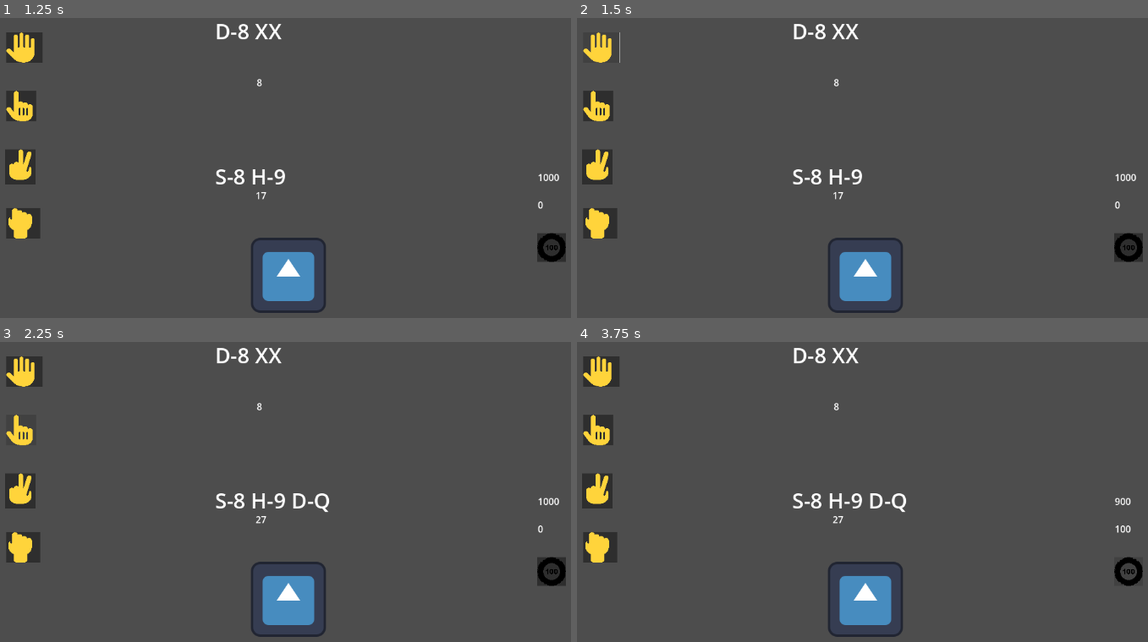
Above: before the commit, frames 1-4 (two rows, left to right).
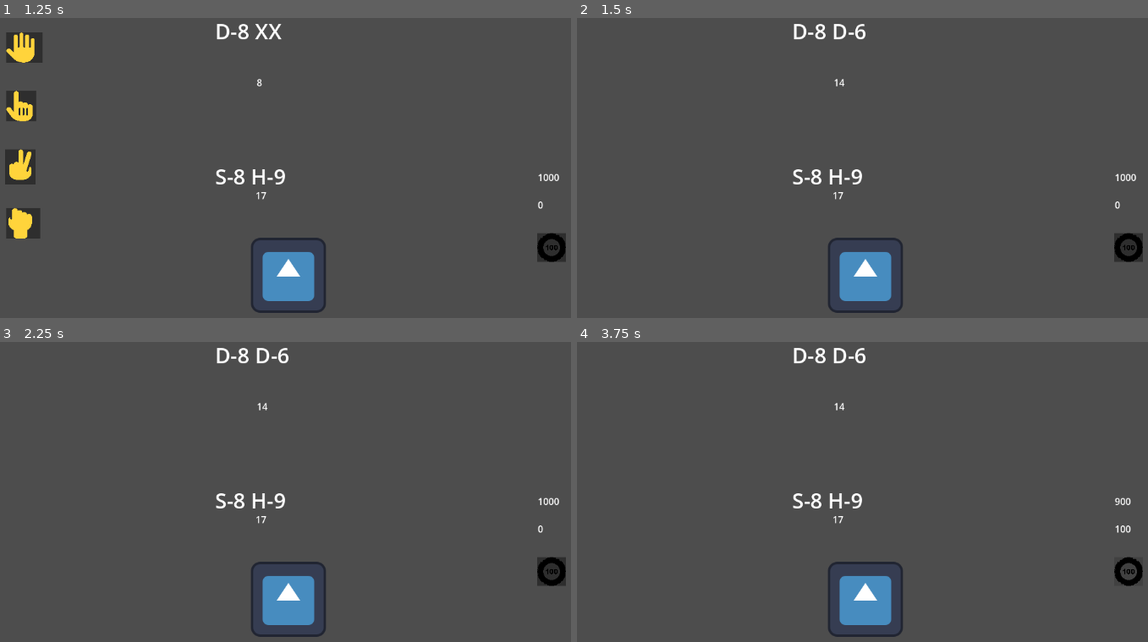
Above: after the commit, the same moments.

Repository: dooyoon/blackjack21-godot
Game: Godot game, scene res://main.tscn
The game is run twice, just before and just after one commit, with the same random seed, the same clock (stepped at 60 frames per second) and the same inputs. The engine's default icon, where the game draws it, is replaced by a stand-in: a white triangle on a blue panel in a dark square.
Inputs (mouse positions are in pixels of both pictures, inside the frame that each line leads up to):
- Up to frame 1 (1.25 s): click (291, 276) at 0.5 s
- Up to frame 2 (1.5 s): click (599, 48) at 1.25 s
- Up to frame 3 (2.25 s): click (22, 429) at 2.02 s
- Up to frame 4 (3.75 s): click (599, 546) at 2.77 s; click (1130, 573) at 3.5 s

Frame 1 is identical in both runs. In frame 2, 2.3% of the frame differs, in the area x 0-51%, y 1-74%; in frame 3, 2.5%; in frame 4, 2.8%, in the area x 0-58%, y 1-74%.

Commit message:
Add checkScore function

Diff:
--- a/main.gd
+++ b/main.gd
@@ -27,30 +27,26 @@
 
 
 func resetTable():
-	player1.bet = 0
 	showButtons(false)
+
+	dealerPlay=false
 	$dealerCards.text = ''
-	$playerCards.text = ''
 	dealer.hasAce=false
 	dealer.blackjack=false
+	dealer.busted=false
+	$totalDealer.visible = false
+
+	player1.bet = 0
+	player1.busted =false
+	$playerCards.text = ''
 	player1.blackjack=false
+	$totalPlayer.visible = false
 
 func dealInitialCards():
 	dealCard('dealer')
 	dealCard('player1')
 	dealCard('dealer')
 	dealCard('player1')
-
-func playersTurn():
-	var till21 = true
-	showButtons(true)
-	showCards('player1')
-	pass
-
-func dealersTurn():
-	dealer.hands[1].hidden = false
-	showCards('dealer')
-	pass
 
 func buildDeck():
 	#var suits = ['Spades', 'Hearts', 'Clubs', 'Diamonds']
@@ -78,7 +74,6 @@
 	# deal 1st card to player
 	var index = randi_range(0, deck.size()-1)
 	var card = deck[index]
-	print(card)
 	match to:
 		'dealer':
 			if !dealerPlay && dealer.hands.size() == 1:
@@ -116,6 +111,8 @@
 
 	$totalPlayer.text = str(player1.score)
 	$totalDealer.text = str(dealer.score)
+	$totalDealer.visible = true
+	$totalPlayer.visible = true
 
 
 func updateMoney():
@@ -129,16 +126,35 @@
 		$Hit.visible = true
 		$Double.visible = true
 		$Split.visible = true
-		$totalDealer.visible = true
-		$totalPlayer.visible = true
 
 	else:
 		$Stand.visible = false
 		$Hit.visible = false
 		$Double.visible = false
 		$Split.visible = false
-		$totalDealer.visible = false
-		$totalPlayer.visible = false
+
+func dealersTurn():
+	print('Dealer\'s turn')
+	dealer.hands[1].hidden = false
+	dealer.score += dealer.hands[1].score
+	showCards('dealer')
+	while (dealer.score < 17):
+		dealCard('dealer')
+
+	if dealer.score > 21: dealer.busted =true
+	#Check score
+	checkScore()
+	print('End of Dealer')
+
+func checkScore():
+	if !player1.busted:
+		if dealer.busted || player1.score > dealer.score:
+			print('Player WON')
+			player1.balance += player1.bet * 2
+		elif dealer.score > player1.score:
+			print('Player LOST')
+		elif dealer.score == player1.score:
+			print('DRAW')
 
 func _placeBet_button_pressed():
 	dealInitialCards()
@@ -155,21 +171,29 @@
 	pass
 
 func _stand_button_pressed():
+	print("Stand")
 	dealerPlay = true
-	print("Stand")
+	showButtons(false)
+	dealersTurn()
 
 func _hit_button_pressed():
 	print("Hit")
 	dealCard('player1')
+	if (player1.score > 21):
+		player1.busted = true
+		showButtons(false)
+		dealersTurn()
 	pass
 
 func _double_button_pressed():
 	if player1.balance >= player1.bet:
+		print("Double")
 		dealerPlay = true
 		player1.balance -= player1.bet
 		player1.bet *= 2
 		updateMoney()
-		print("Double")
+		showButtons(false)
+		dealersTurn()
 	else:
 		print('Not enough balace left!')
 
